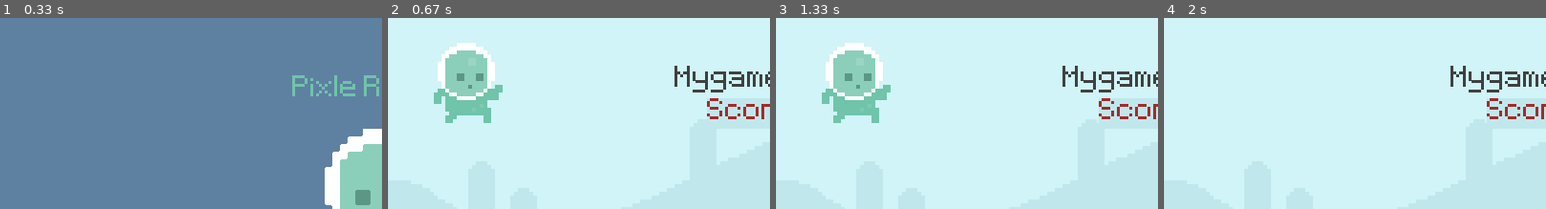
Above: before the commit, frames 1-4 (left to right).
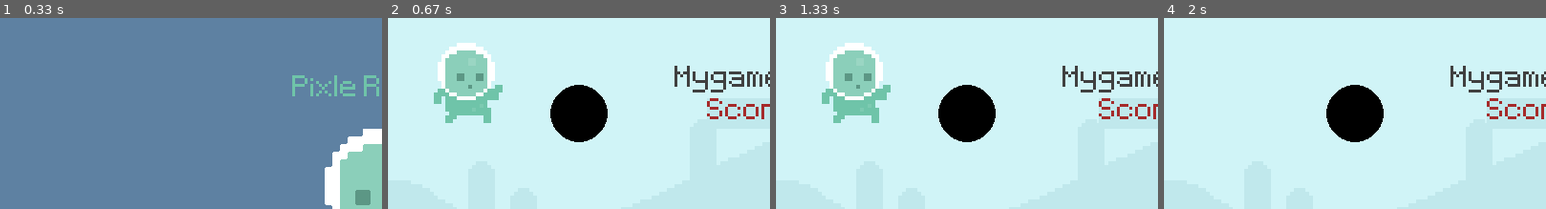
Above: after the commit, the same moments.

Repository: MrTuanDao/testpygame
Game: pygame game, started from runner.py
The game is run twice, just before and just after one commit, with the same random seed, the same clock (stepped at 60 frames per second) and the same inputs.
Inputs:
- Up to frame 1 (0.33 s): no input
- Up to frame 2 (0.67 s): tap Space at 0.33 s
- Up to frame 3 (1.33 s): hold Space 0.67-1.13 s; hold Up 0.67-1.13 s
- Up to frame 4 (2 s): no input
The pictures show only the part of the screen within x 0-50%, y 0-50%; the shares and areas given below are measured in that part.

Frame 1 is identical in both runs. In frame 2, 3.5% of the frame differs, in the area x 42-58%, y 35-65%; in frame 3, 3.5%; in frame 4, 3.5%.

Commit message:
Update runner.py
update double jump with arrow up

Diff:
--- a/runner.py
+++ b/runner.py
@@ -1,3 +1,4 @@
+
 from sys import exit
 import pygame
 from random import randint, choice
@@ -14,15 +15,32 @@
         self.image = self.player_walk[self.player_index]
         self.rect = self.image.get_rect(midbottom = (80,300))
         self.gravity = 0
+        self.cool_down = 0
 
         self.jump_sound = pygame.mixer.Sound('audio/jump.mp3')
         self.jump_sound.set_volume(0.5)
 
     def player_input(self):
+
+
+        self.cool_down = self.cool_down +  1
+        print(self.cool_down)
         keys = pygame.key.get_pressed()
-        if keys[pygame.K_SPACE] and self.rect.bottom >= 300 :
+        if keys[pygame.K_SPACE] and self.rect.bottom >= 300:
+
             self.gravity = -20
             self.jump_sound.play()
+            print('single')
+
+        if keys[pygame.K_UP] and self.cool_down > 300:
+            print('double')
+            self.cool_down = 0
+            self.gravity = -20
+
+
+
+
+
 
     def apply_gravity(self):
         self.gravity += 1
@@ -37,12 +55,16 @@
             if self.player_index >= len(self.player_walk):
                 self.player_index = 0
             self.image = self.player_walk[int(self.player_index)]
+        if self.cool_down > 300:
+            pygame.draw.circle(screen,'White',(200,100), 30)
+        else: pygame.draw.circle(screen,'Black',(200,100), 30)
 
 
     def update(self):
         self.player_input()
         self.apply_gravity()
         self.animation_state()
+
 
 class Obstacle(pygame.sprite.Sprite):
     def __init__(self, type) :
@@ -78,17 +100,6 @@
     def update(self):
         self.animation_state()
         self.rect.x -= 6
-
-
-def player_animation():
-    global player_surf, player_index, player_rect
-    if player_rect.bottom < 300:
-        player_surf = player_jump
-    else:
-        player_index += 0.1
-        if player_index >= len(player_walk): player_index = 0
-        player_surf = player_walk[int(player_index)]
-    screen.blit(player_surf,player_rect)
 
 def display_score():
     current_time = int(pygame.time.get_ticks()/1000) - start_time
@@ -111,14 +122,16 @@
 height = 400
 screen = pygame.display.set_mode((width,height))
 pygame.display.set_caption("RUNNER")
+
+#clock
 clock = pygame.time.Clock()
 font = pygame.font.Font('font/Pixeltype.ttf',50)
 game_active = False
 start_time = 0
 score = 0
 bg = pygame.mixer.Sound('audio/music.wav')
-bg.set_volume(0.1)
-bg.play()
+bg.set_volume(1)
+bg.play(loops = -1)
 
 #groups
 player = pygame.sprite.GroupSingle()
@@ -165,6 +178,9 @@
             pygame.quit()
             exit()
 
+        if event.type == pygame.KEYDOWN:
+            print('keydown')
+
         if game_active:
             if event.type == obstacle_timer :
                 obstacle_group.add(Obstacle(choice(['fly','snail','snail'])))
